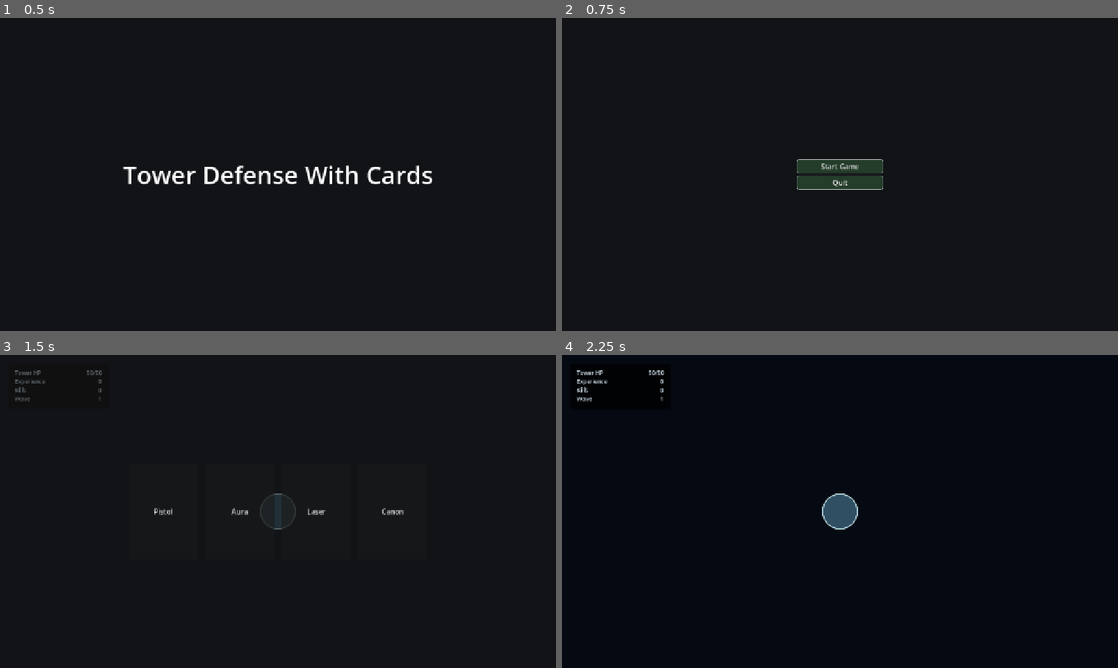
Above: before the commit, frames 1-4 (two rows, left to right).
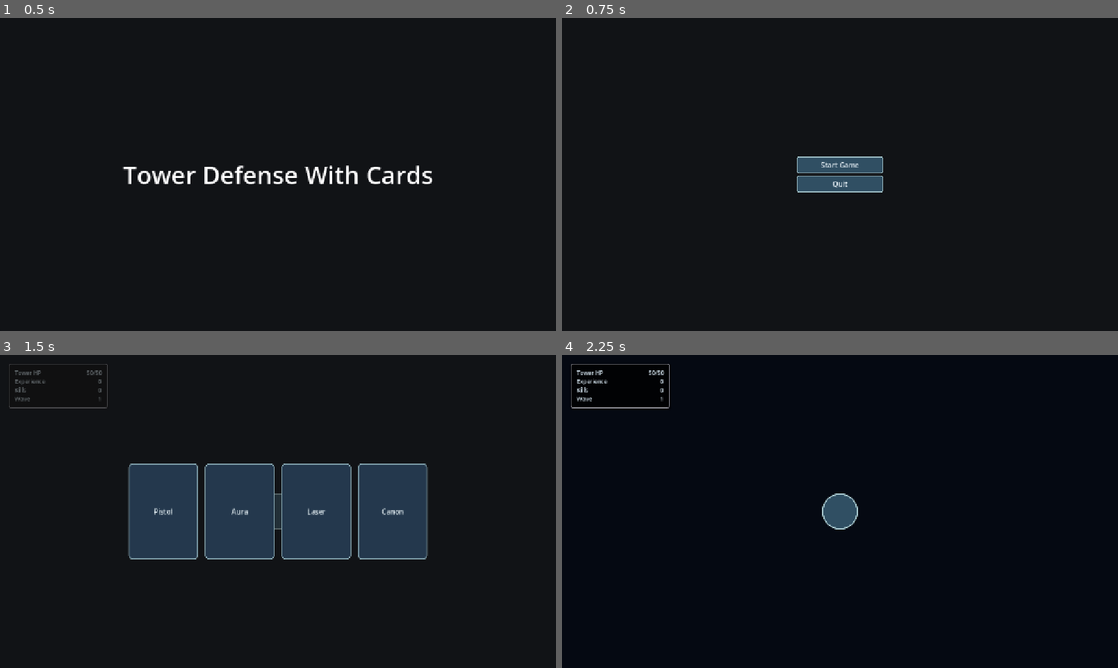
Above: after the commit, the same moments.

Repository: DennisRas/TowerDefenseWithCards
Game: Godot game, scene res://main.tscn
Same seed, same stepped clock (60 frames per second), same inputs: the game is played once before the commit and once after it.
Inputs:
- Up to frame 1 (0.5 s): no input
- Up to frame 2 (0.75 s): tap Enter (ui_accept) at 0.5 s
- Up to frame 3 (1.5 s): tap Enter (ui_accept) at 0.77 s; click "Start Game" at 1.25 s
- Up to frame 4 (2.25 s): click "Pistol" at 2 s

Frame 1 is identical in both runs. In frame 2, 1.6% of the frame differs, in the area x 42-58%, y 44-56%; in frame 3, 16%, in the area x 1-77%, y 2-66%; in frame 4, 0.2%.

Commit message:
Add custom theme for buttons, infopanel and card buttons

Diff:
--- a/game/ui/hud/hud.tscn
+++ b/game/ui/hud/hud.tscn
@@ -1,20 +1,6 @@
 [gd_scene format=3 uid="uid://c3dirjb8i8kg5"]
 
 [ext_resource type="Script" uid="uid://baavm7skyvx5y" path="res://game/ui/hud/hud.gd" id="1_d4vpa"]
-
-[sub_resource type="StyleBoxFlat" id="StyleBoxFlat_info_panel"]
-content_margin_left = 14.0
-content_margin_top = 12.0
-content_margin_right = 14.0
-content_margin_bottom = 12.0
-bg_color = Color(0, 0, 0, 0.55)
-corner_radius_top_left = 4
-corner_radius_top_right = 4
-corner_radius_bottom_right = 4
-corner_radius_bottom_left = 4
-shadow_color = Color(0, 0, 0, 0.45)
-shadow_size = 4
-shadow_offset = Vector2(1, 2)
 
 [node name="Hud" type="Control"]
 layout_mode = 3
@@ -33,7 +19,7 @@
 offset_right = 248.0
 offset_bottom = 52.0
 mouse_filter = 2
-theme_override_styles/panel = SubResource("StyleBoxFlat_info_panel")
+theme_type_variation = &"InfoPanel"
 
 [node name="Rows" type="VBoxContainer" parent="InfoPanel"]
 layout_mode = 2
--- a/game/ui/overlays/cards/card.tscn
+++ b/game/ui/overlays/cards/card.tscn
@@ -4,5 +4,6 @@
 
 [node name="Card" type="Button"]
 custom_minimum_size = Vector2(160, 220)
+theme_type_variation = &"Card"
 text = "Ability"
 script = ExtResource("1_d81rb")
--- a/menu/menu.tscn
+++ b/menu/menu.tscn
@@ -1,19 +1,6 @@
 [gd_scene format=3 uid="uid://dwsqb26p8scco"]
 
 [ext_resource type="Script" uid="uid://db8sdnwo04lhf" path="res://menu/menu.gd" id="1_j0t7f"]
-
-[sub_resource type="StyleBoxFlat" id="StyleBoxFlat_j0t7f"]
-content_margin_top = 5.0
-content_margin_bottom = 5.0
-bg_color = Color(0.14022583, 0.23467252, 0.16470808, 1)
-border_width_left = 1
-border_width_top = 1
-border_width_right = 1
-border_width_bottom = 1
-corner_radius_top_left = 5
-corner_radius_top_right = 5
-corner_radius_bottom_right = 5
-corner_radius_bottom_left = 5
 
 [node name="Menu" type="Control" unique_id=1552393694]
 layout_mode = 3
@@ -49,12 +36,10 @@
 
 [node name="StartGame" type="Button" parent="Panel/VBoxContainer" unique_id=261342499]
 layout_mode = 2
-theme_override_styles/normal = SubResource("StyleBoxFlat_j0t7f")
 text = "Start Game"
 
 [node name="ExitGame" type="Button" parent="Panel/VBoxContainer" unique_id=832464015]
 layout_mode = 2
-theme_override_styles/normal = SubResource("StyleBoxFlat_j0t7f")
 text = "Quit"
 
 [connection signal="pressed" from="Panel/VBoxContainer/StartGame" to="." method="_on_start_game_pressed"]
--- a/project.godot
+++ b/project.godot
@@ -27,6 +27,10 @@
 window/stretch/mode="canvas_items"
 window/stretch/aspect="expand"
 
+[gui]
+
+theme/custom="res://themes/theme.tres"
+
 [physics]
 
 3d/physics_engine="Jolt Physics"
--- /dev/null
+++ b/themes/styles/button_disabled.tres
@@ -0,0 +1,17 @@
+[gd_resource type="StyleBoxFlat" format=3]
+
+[resource]
+content_margin_left = 16.0
+content_margin_top = 8.0
+content_margin_right = 16.0
+content_margin_bottom = 8.0
+bg_color = Color(0.189, 0.308, 0.389, 0.4)
+border_width_left = 2
+border_width_top = 2
+border_width_right = 2
+border_width_bottom = 2
+border_color = Color(0.658, 0.786, 0.808, 0.35)
+corner_radius_top_left = 5
+corner_radius_top_right = 5
+corner_radius_bottom_right = 5
+corner_radius_bottom_left = 5
--- /dev/null
+++ b/themes/styles/button_focus.tres
@@ -0,0 +1,21 @@
+[gd_resource type="StyleBoxFlat" format=3]
+
+[resource]
+content_margin_left = 16.0
+content_margin_top = 8.0
+content_margin_right = 16.0
+content_margin_bottom = 8.0
+draw_center = false
+border_width_left = 3
+border_width_top = 3
+border_width_right = 3
+border_width_bottom = 3
+border_color = Color(0.92, 0.98, 1, 1)
+corner_radius_top_left = 5
+corner_radius_top_right = 5
+corner_radius_bottom_right = 5
+corner_radius_bottom_left = 5
+expand_margin_left = 2.0
+expand_margin_top = 2.0
+expand_margin_right = 2.0
+expand_margin_bottom = 2.0
--- /dev/null
+++ b/themes/styles/button_hover.tres
@@ -0,0 +1,17 @@
+[gd_resource type="StyleBoxFlat" format=3]
+
+[resource]
+content_margin_left = 16.0
+content_margin_top = 8.0
+content_margin_right = 16.0
+content_margin_bottom = 8.0
+bg_color = Color(0.28, 0.42, 0.52, 1)
+border_width_left = 2
+border_width_top = 2
+border_width_right = 2
+border_width_bottom = 2
+border_color = Color(0.75, 0.88, 0.9, 1)
+corner_radius_top_left = 5
+corner_radius_top_right = 5
+corner_radius_bottom_right = 5
+corner_radius_bottom_left = 5
--- /dev/null
+++ b/themes/styles/button_normal.tres
@@ -0,0 +1,17 @@
+[gd_resource type="StyleBoxFlat" format=3]
+
+[resource]
+content_margin_left = 16.0
+content_margin_top = 8.0
+content_margin_right = 16.0
+content_margin_bottom = 8.0
+bg_color = Color(0.189, 0.308, 0.389, 1)
+border_width_left = 2
+border_width_top = 2
+border_width_right = 2
+border_width_bottom = 2
+border_color = Color(0.658, 0.786, 0.808, 1)
+corner_radius_top_left = 5
+corner_radius_top_right = 5
+corner_radius_bottom_right = 5
+corner_radius_bottom_left = 5
--- /dev/null
+++ b/themes/styles/button_pressed.tres
@@ -0,0 +1,17 @@
+[gd_resource type="StyleBoxFlat" format=3]
+
+[resource]
+content_margin_left = 16.0
+content_margin_top = 8.0
+content_margin_right = 16.0
+content_margin_bottom = 8.0
+bg_color = Color(0.12, 0.2, 0.28, 1)
+border_width_left = 2
+border_width_top = 2
+border_width_right = 2
+border_width_bottom = 2
+border_color = Color(0.5, 0.62, 0.65, 1)
+corner_radius_top_left = 5
+corner_radius_top_right = 5
+corner_radius_bottom_right = 5
+corner_radius_bottom_left = 5
--- /dev/null
+++ b/themes/styles/card_focus.tres
@@ -0,0 +1,21 @@
+[gd_resource type="StyleBoxFlat" format=3]
+
+[resource]
+content_margin_left = 12.0
+content_margin_top = 16.0
+content_margin_right = 12.0
+content_margin_bottom = 16.0
+draw_center = false
+border_width_left = 3
+border_width_top = 3
+border_width_right = 3
+border_width_bottom = 3
+border_color = Color(0.92, 0.98, 1, 1)
+corner_radius_top_left = 8
+corner_radius_top_right = 8
+corner_radius_bottom_right = 8
+corner_radius_bottom_left = 8
+expand_margin_left = 2.0
+expand_margin_top = 2.0
+expand_margin_right = 2.0
+expand_margin_bottom = 2.0
--- /dev/null
+++ b/themes/styles/card_hover.tres
@@ -0,0 +1,17 @@
+[gd_resource type="StyleBoxFlat" format=3]
+
+[resource]
+content_margin_left = 12.0
+content_margin_top = 16.0
+content_margin_right = 12.0
+content_margin_bottom = 16.0
+bg_color = Color(0.22, 0.34, 0.44, 1)
+border_width_left = 2
+border_width_top = 2
+border_width_right = 2
+border_width_bottom = 2
+border_color = Color(0.75, 0.88, 0.9, 1)
+corner_radius_top_left = 8
+corner_radius_top_right = 8
+corner_radius_bottom_right = 8
+corner_radius_bottom_left = 8
--- /dev/null
+++ b/themes/styles/card_normal.tres
@@ -0,0 +1,17 @@
+[gd_resource type="StyleBoxFlat" format=3]
+
+[resource]
+content_margin_left = 12.0
+content_margin_top = 16.0
+content_margin_right = 12.0
+content_margin_bottom = 16.0
+bg_color = Color(0.14, 0.22, 0.3, 1)
+border_width_left = 2
+border_width_top = 2
+border_width_right = 2
+border_width_bottom = 2
+border_color = Color(0.55, 0.68, 0.72, 1)
+corner_radius_top_left = 8
+corner_radius_top_right = 8
+corner_radius_bottom_right = 8
+corner_radius_bottom_left = 8
--- /dev/null
+++ b/themes/styles/card_pressed.tres
@@ -0,0 +1,17 @@
+[gd_resource type="StyleBoxFlat" format=3]
+
+[resource]
+content_margin_left = 12.0
+content_margin_top = 16.0
+content_margin_right = 12.0
+content_margin_bottom = 16.0
+bg_color = Color(0.1, 0.16, 0.22, 1)
+border_width_left = 2
+border_width_top = 2
+border_width_right = 2
+border_width_bottom = 2
+border_color = Color(0.45, 0.55, 0.58, 1)
+corner_radius_top_left = 8
+corner_radius_top_right = 8
+corner_radius_bottom_right = 8
+corner_radius_bottom_left = 8
--- /dev/null
+++ b/themes/styles/info_panel.tres
@@ -0,0 +1,20 @@
+[gd_resource type="StyleBoxFlat" format=3]
+
+[resource]
+content_margin_left = 14.0
+content_margin_top = 12.0
+content_margin_right = 14.0
+content_margin_bottom = 12.0
+bg_color = Color(0, 0, 0, 0.55)
+border_width_left = 2
+border_width_top = 2
+border_width_right = 2
+border_width_bottom = 2
+border_color = Color(0.55, 0.55, 0.58, 1)
+corner_radius_top_left = 4
+corner_radius_top_right = 4
+corner_radius_bottom_right = 4
+corner_radius_bottom_left = 4
+shadow_color = Color(0, 0, 0, 0.45)
+shadow_size = 4
+shadow_offset = Vector2(1, 2)
--- /dev/null
+++ b/themes/theme.tres
@@ -0,0 +1,35 @@
+[gd_resource type="Theme" load_steps=11 format=3]
+
+[ext_resource type="StyleBox" path="res://themes/styles/button_normal.tres" id="1_btn_normal"]
+[ext_resource type="StyleBox" path="res://themes/styles/button_hover.tres" id="2_btn_hover"]
+[ext_resource type="StyleBox" path="res://themes/styles/button_pressed.tres" id="3_btn_pressed"]
+[ext_resource type="StyleBox" path="res://themes/styles/button_focus.tres" id="4_btn_focus"]
+[ext_resource type="StyleBox" path="res://themes/styles/button_disabled.tres" id="5_btn_disabled"]
+[ext_resource type="StyleBox" path="res://themes/styles/card_normal.tres" id="6_card_normal"]
+[ext_resource type="StyleBox" path="res://themes/styles/card_hover.tres" id="7_card_hover"]
+[ext_resource type="StyleBox" path="res://themes/styles/card_pressed.tres" id="8_card_pressed"]
+[ext_resource type="StyleBox" path="res://themes/styles/card_focus.tres" id="9_card_focus"]
+[ext_resource type="StyleBox" path="res://themes/styles/info_panel.tres" id="10_info_panel"]
+
+[resource]
+Button/colors/font_color = Color(0.9, 0.94, 0.96, 1)
+Button/colors/font_disabled_color = Color(0.9, 0.94, 0.96, 0.4)
+Button/colors/font_focus_color = Color(1, 1, 1, 1)
+Button/colors/font_hover_color = Color(1, 1, 1, 1)
+Button/colors/font_pressed_color = Color(0.75, 0.82, 0.85, 1)
+Button/styles/disabled = ExtResource("5_btn_disabled")
+Button/styles/focus = ExtResource("4_btn_focus")
+Button/styles/hover = ExtResource("2_btn_hover")
+Button/styles/normal = ExtResource("1_btn_normal")
+Button/styles/pressed = ExtResource("3_btn_pressed")
+Card/base_type = &"Button"
+Card/colors/font_color = Color(0.9, 0.94, 0.96, 1)
+Card/colors/font_focus_color = Color(1, 1, 1, 1)
+Card/colors/font_hover_color = Color(1, 1, 1, 1)
+Card/colors/font_pressed_color = Color(0.75, 0.82, 0.85, 1)
+Card/styles/focus = ExtResource("9_card_focus")
+Card/styles/hover = ExtResource("7_card_hover")
+Card/styles/normal = ExtResource("6_card_normal")
+Card/styles/pressed = ExtResource("8_card_pressed")
+InfoPanel/base_type = &"PanelContainer"
+InfoPanel/styles/panel = ExtResource("10_info_panel")
